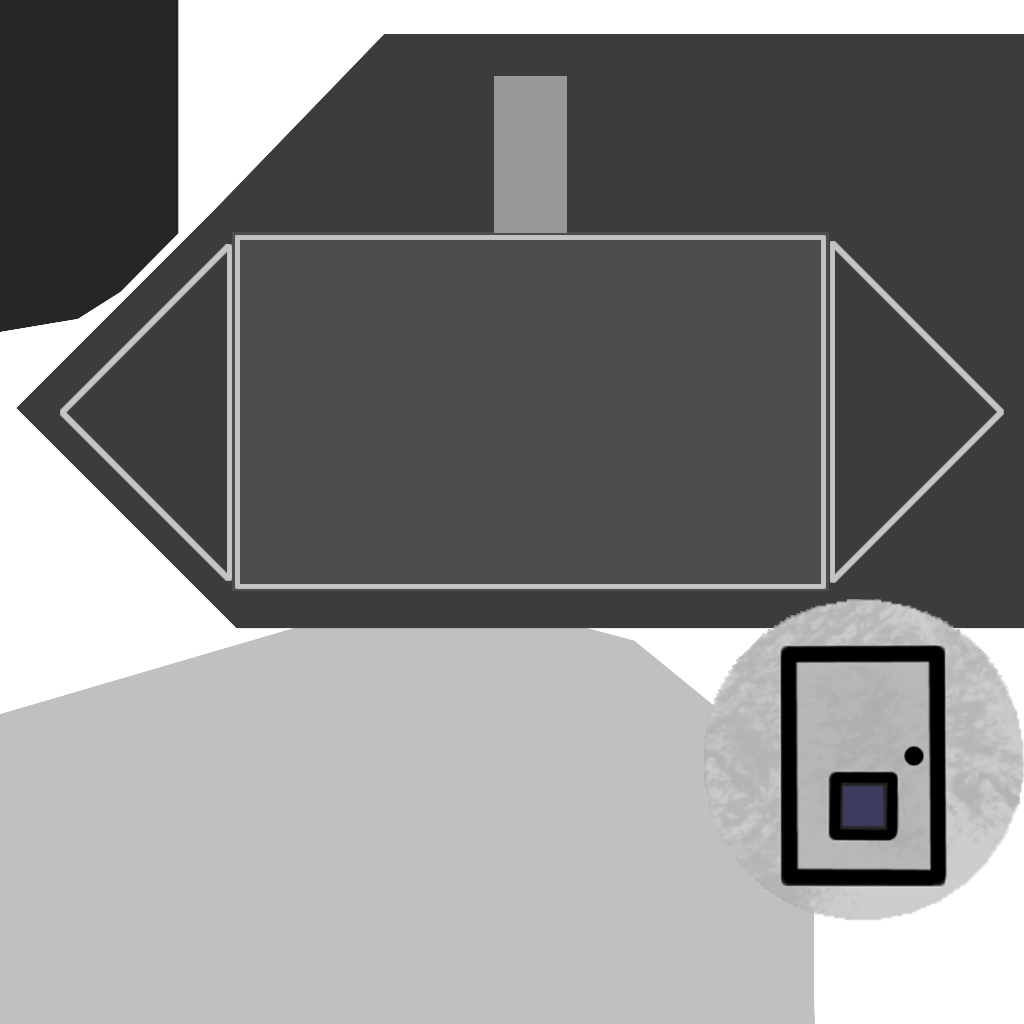
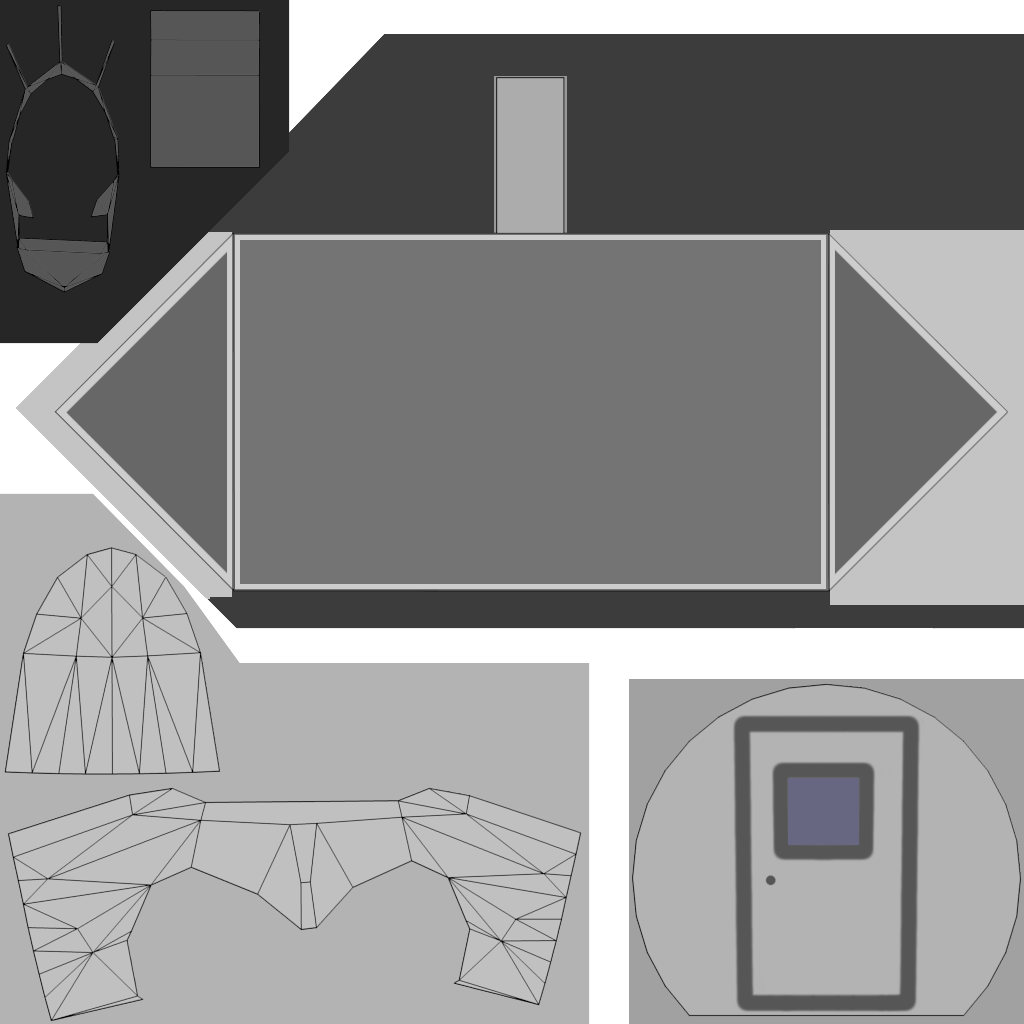
Revision of a layered 1024 x 1024 image; what changed, layer by layer:
showed "airliner_cockpit_int.png", opacity 59% → 100%, painted on it over [2, 5, 1022, 1023]
renamed "frame" to "floor and frame", moved it above "walls", painted on it over [0, 0, 290, 344]
moved "walls" above "node", painted on it over [0, 493, 815, 1024]
painted on "node" over [629, 599, 1024, 1024]
painted on "panel" over [16, 230, 1024, 605]
